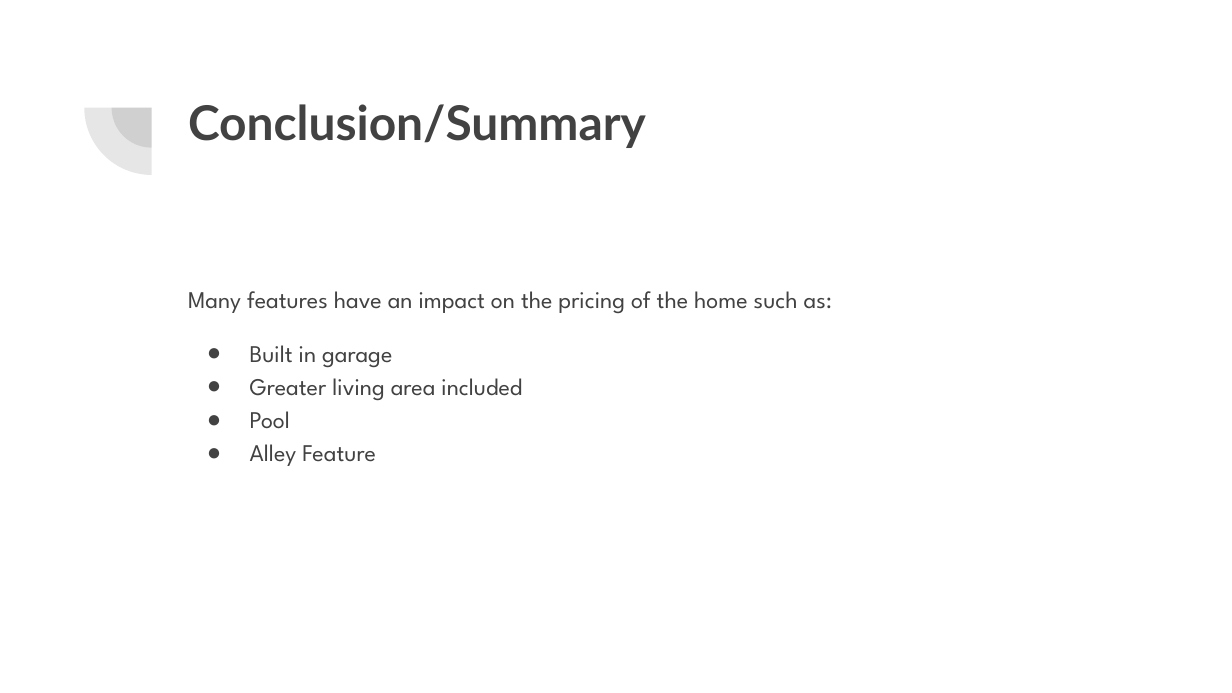
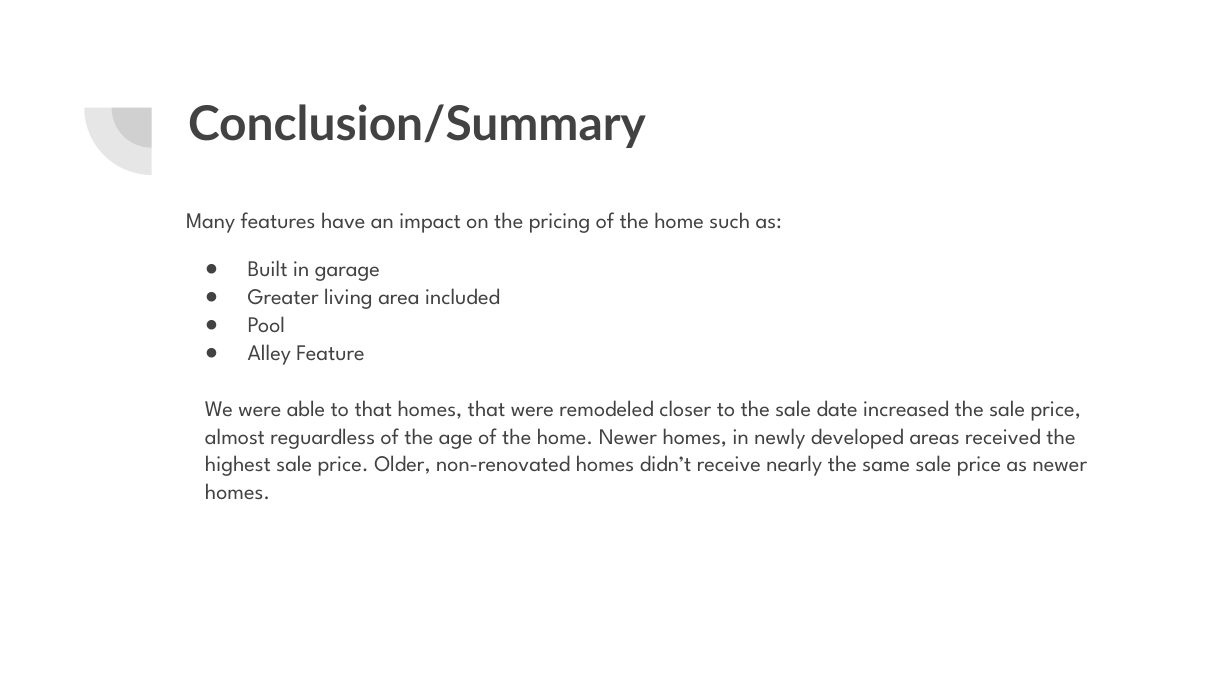
Before and after one commit to DerekHypo/Final_Project, a slide deck: slide 17 of Housing Prices-Final Project.pptx (slide 18 before the commit). Drawn at 1232x693 pixels with LibreOffice and Linux fonts; fonts in the diff are those of the drawing. Boxes give left, top, right and bottom in pixels: in the first picture for what was removed or moved away, otherwise in the second. Text is boxed around its words. In the diff, an @@ line names an element or a change of style, - is before the commit and + after.

```diff
--- a/Housing Prices-Final Project.pptx
+++ b/Housing Prices-Final Project.pptx
@@ text "Many features have an impact ...": place and size @@
-text "Many features have an impact ..." at [188, 291, 832, 466]
+text "Many features have an impact ..." at [186, 212, 1088, 500]
@@ text at [186, 212, 782, 365]: size 14 to 12.9 pt in "Many features have an impact on the ...", "Built in garage", "Greater living area included", "Pool" and 1 more places; line spacing 1.15 to 1.05 @@
@@ text at [205, 400, 1088, 500]: paragraph added @@
+We were able to that homes, that were remodeled closer to the sale date increased the sale price, almost reguardless of the age of the home. Newer homes, in newly developed areas received the highest sale price. Older, non-renovated homes didn’t receive nearly the same sale price as newer homes.
```
Also in this commit, not shown: 6 other slides changed, 1 slide removed.
